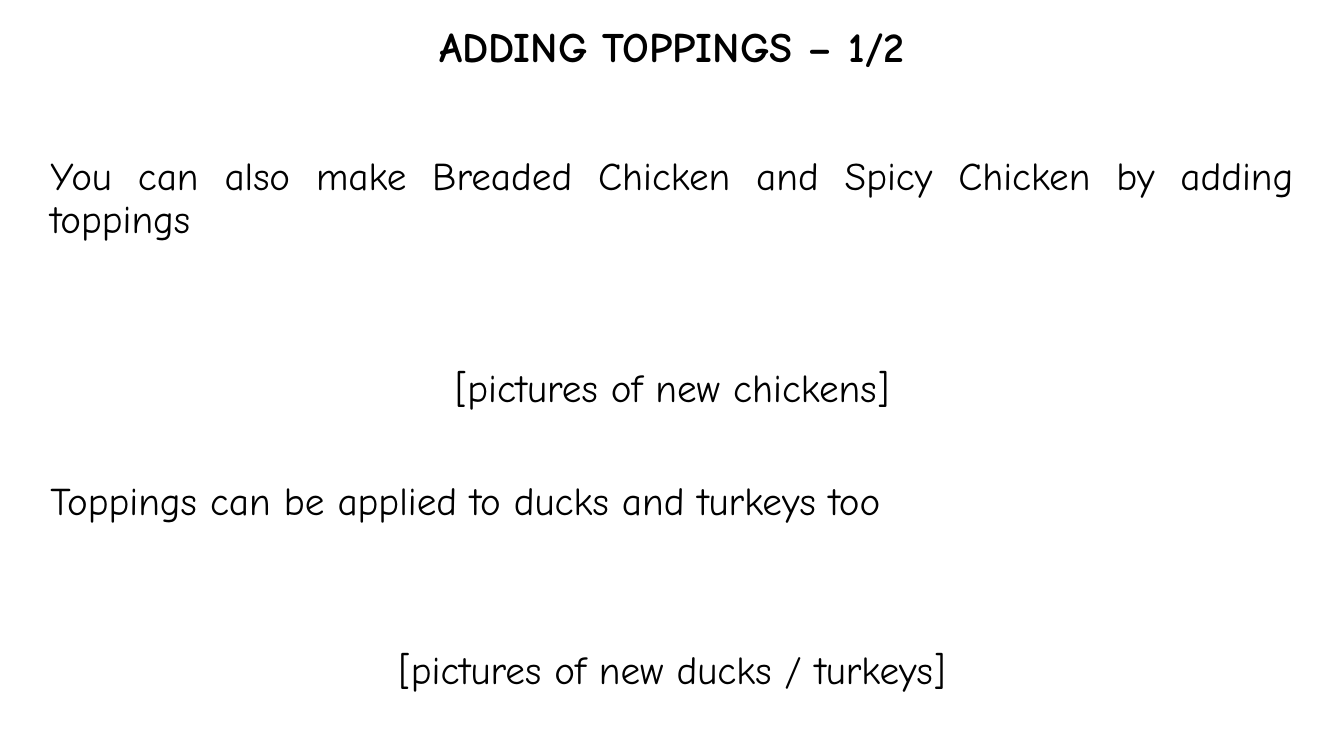
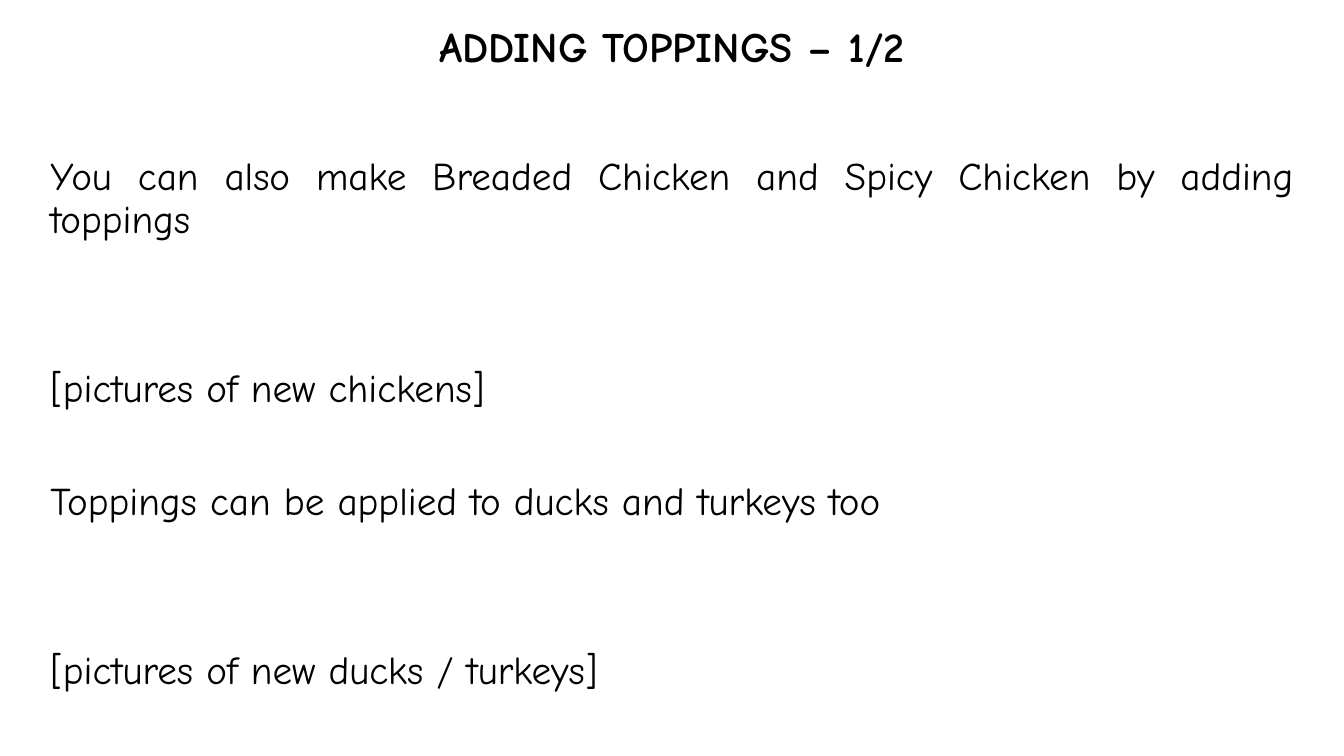
Before and after one commit to hwaet/LD48, a slide deck: slide 10 of Assets/Instructions/Source.pptx. Drawn at 1344x756 pixels with LibreOffice and Linux fonts; fonts in the diff are those of the drawing. Boxes give left, top, right and bottom in pixels: in the first picture for what was removed or moved away, otherwise in the second. Text is boxed around its words. In the diff, an @@ line names an element or a change of style, - is before the commit and + after.

```diff
--- a/Assets/Instructions/Source.pptx
+++ b/Assets/Instructions/Source.pptx
@@ text at (50, 370, 598, 692): alignment centre to justified @@
```
Also in this commit, not shown: 9 other slides changed, 30 other files.
